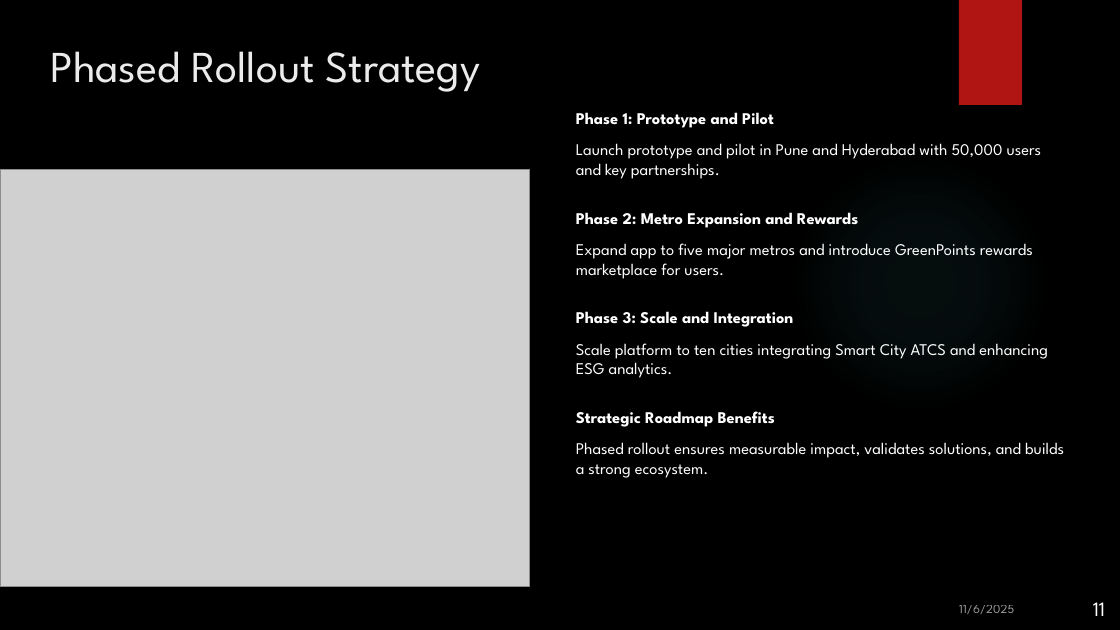
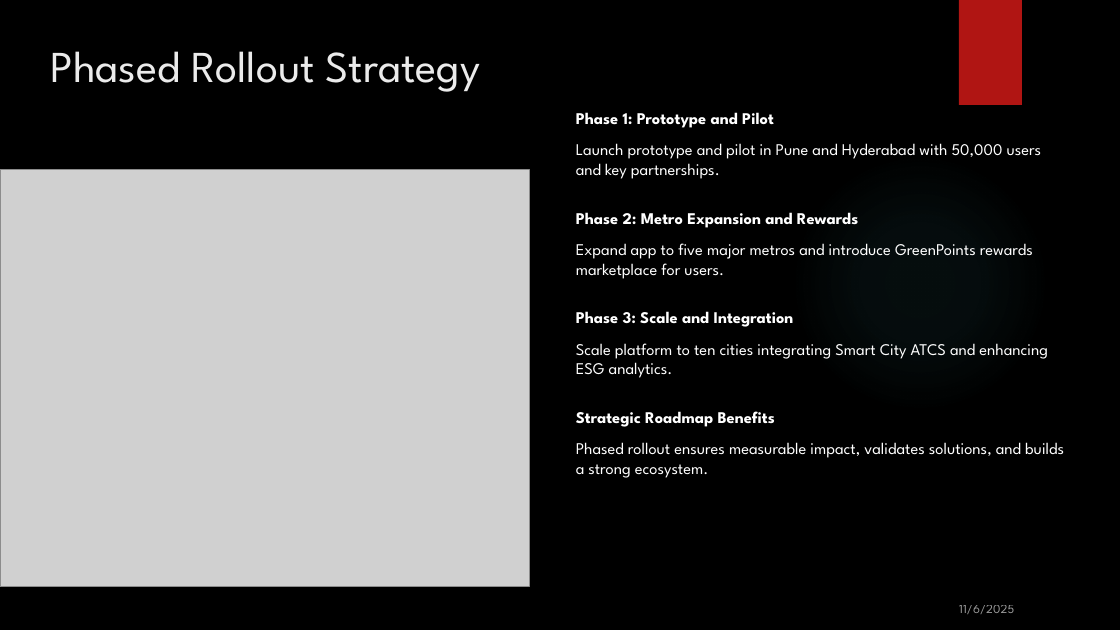
Before and after one commit to RitikaMathur19/PragatiDhara, a slide deck: slide 12 of PragatiDhara_Pitch_Deck_v1.0.pptx (slide 11 before the commit). Drawn at 1120x630 pixels with LibreOffice and Linux fonts; fonts in the diff are those of the drawing; grey boxes stand for pictures; background and template pictures are left out. Boxes give left, top, right and bottom in pixels: in the first picture for what was removed or moved away, otherwise in the second. Text is boxed around its words. In the diff, an @@ line names an element or a change of style, - is before the commit and + after.

```diff
--- a/PragatiDhara_Pitch_Deck_v1.0.pptx
+++ b/PragatiDhara_Pitch_Deck_v1.0.pptx
@@ page number removed at [1093, 602, 1105, 616] @@
-11
```
Also in this commit, not shown: 6 other slides changed, 2 slides added, 5 other files.
